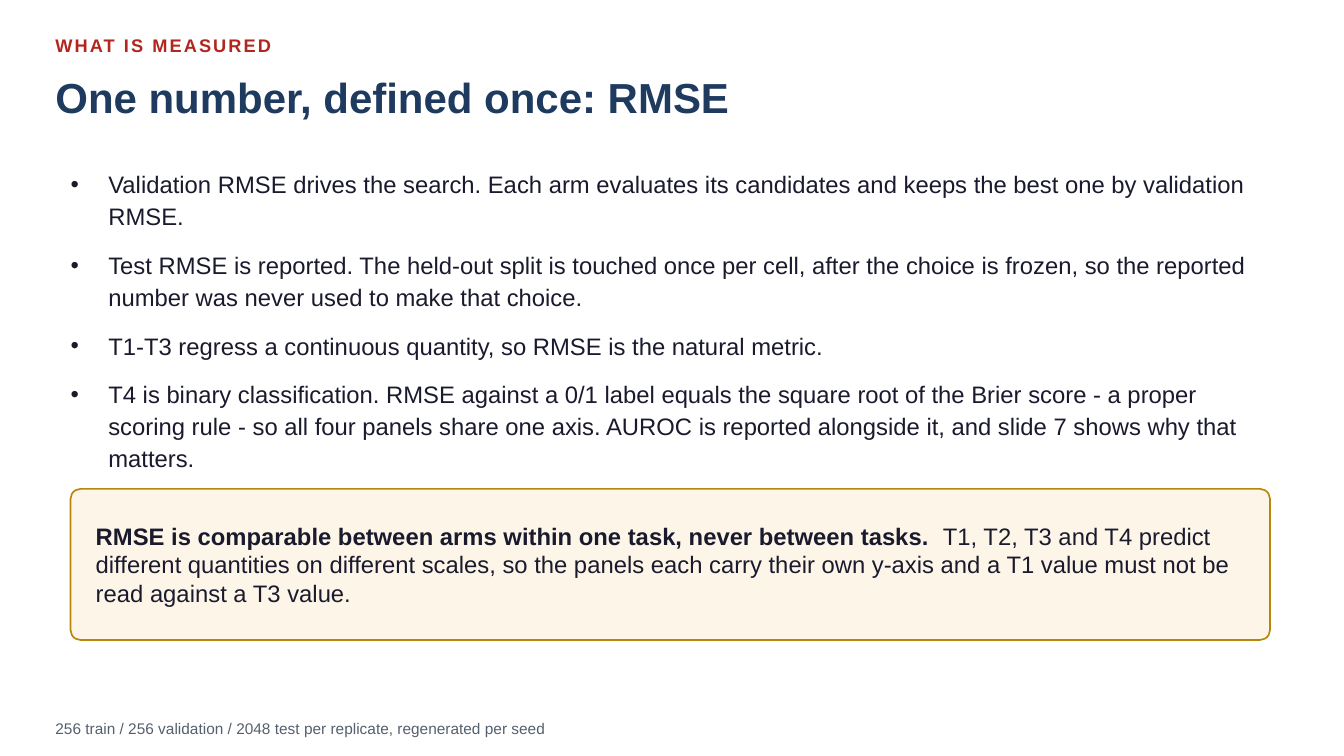
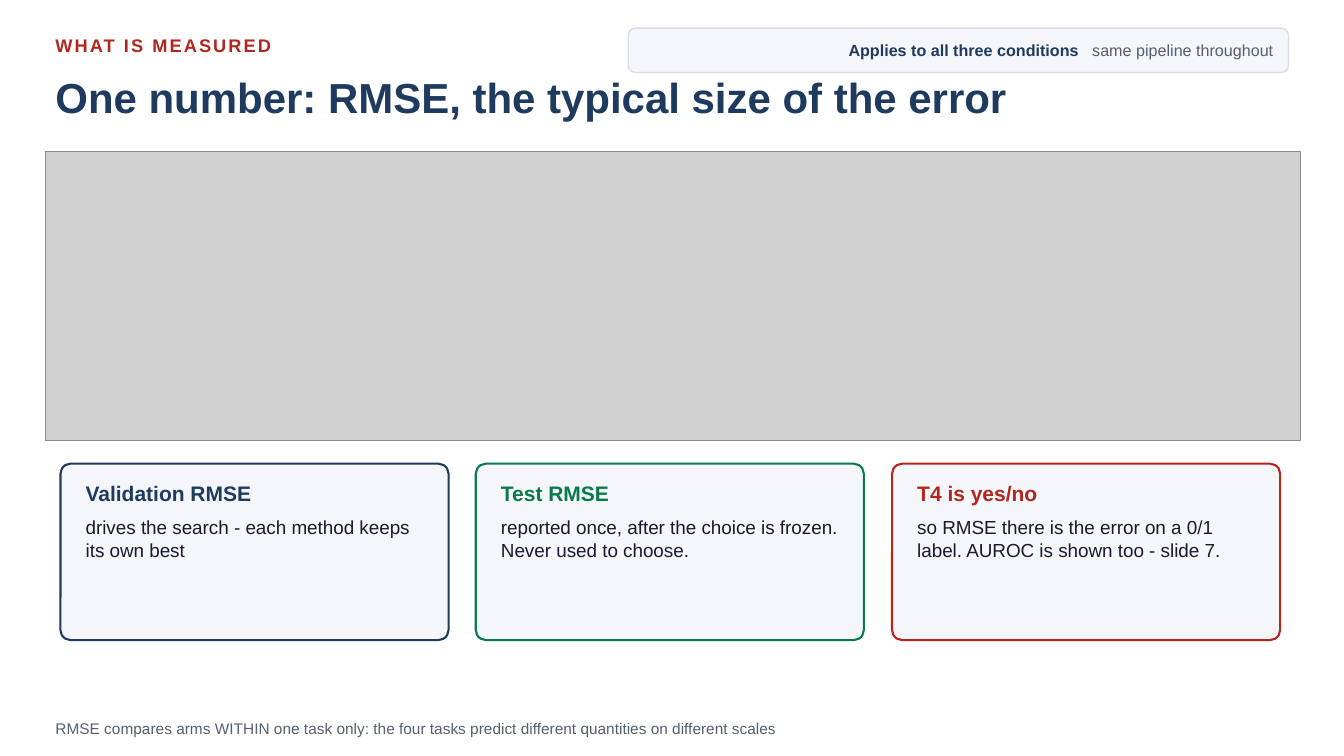
Before and after one commit to dorakingx/llm-vqc, a slide deck: slide 4 of docs/presentation/mini5/20260731_GSoC_mini5.pptx. Drawn at 1344x756 pixels with LibreOffice and Linux fonts; fonts in the diff are those of the drawing; grey boxes stand for pictures. Boxes give left, top, right and bottom in pixels: in the first picture for what was removed or moved away, otherwise in the second. Text is boxed around its words. In the diff, an @@ line names an element or a change of style, - is before the commit and + after.

```diff
--- a/docs/presentation/mini5/20260731_GSoC_mini5.pptx
+++ b/docs/presentation/mini5/20260731_GSoC_mini5.pptx
@@ rounded rectangle added at (628,28,1289,73), fill #F4F6FA, outline #D8DDE6 1 pt @@
@@ text added at (849,44,1273,60), 11.5 pt, text #1E3A5F, bold @@
+Applies to all three conditions same pipeline throughout
@@ text at (55,82,1006,122): text changed @@
-One number, defined once: RMSE
+One number: RMSE, the typical size of the error
@@ picture added at (45,151,1301,441) @@
@@ text removed at (108,175,1245,468) @@
-• Validation RMSE drives the search. Each arm evaluates its candidates and keeps the best one by validation RMSE.
-• Test RMSE is reported. The held-out split is touched once per cell, after the choice is frozen, so the reported number was never used to make that choice.
-• T1-T3 regress a continuous quantity, so RMSE is the natural metric.
-• T4 is binary classification. RMSE against a 0/1 label equals the square root of the Brier score - a proper scoring rule - so all four panels share one axis. AUROC is reported alongside it, and slide 7 shows why that matters.
@@ rounded rectangle added at (60,464,449,640), fill #F4F6FA, outline #1E3A5F 1.5 pt @@
@@ rounded rectangle: place and size @@
-rounded rectangle at (71,489,1270,640)
+rounded rectangle at (476,464,864,640)
@@ rounded rectangle at (476,464,864,640): fill #FDF6E8 to #F4F6FA; outline #B8860B 1.2 pt to #0B7A4B 1.5 pt; proportions changed @@
@@ rounded rectangle added at (892,464,1280,640), fill #F4F6FA, outline #B3261E 1.5 pt @@
@@ text added at (86,485,251,501), 15 pt, text #1E3A5F, bold @@
+Validation RMSE
@@ text added at (501,486,609,502), 15 pt, text #0B7A4B, bold @@
+Test RMSE
@@ text added at (917,485,1037,506), 15 pt, text #B3261E, bold @@
+T4 is yes/no
@@ text added at (86,520,409,557), 13.5 pt, text #1A1A2E @@
+drives the search - each method keeps its own best
@@ text removed at (96,527,1228,607) @@
-RMSE is comparable between arms within one task, never between tasks. T1, T2, T3 and T4 predict different quantities on different scales, so the panels each carry their own y-axis and a T1 value must not be read against a T3 value.
@@ text added at (501,520,838,557), 13.5 pt, text #1A1A2E @@
+reported once, after the choice is frozen. Never used to choose.
@@ text added at (917,520,1221,557), 13.5 pt, text #1A1A2E @@
+so RMSE there is the error on a 0/1 label. AUROC is shown too - slide 7.
@@ text at (55,723,776,737): text changed @@
-256 train / 256 validation / 2048 test per replicate, regenerated per seed
+RMSE compares arms WITHIN one task only: the four tasks predict different quantities on different scales
```
Also in this commit, not shown: 8 other slides changed, 15 other files.
